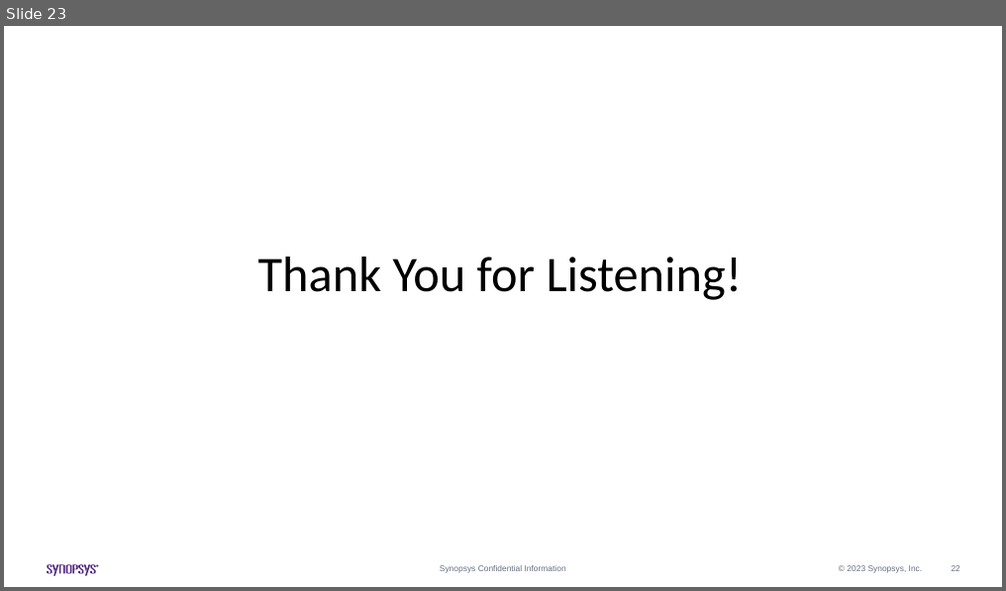
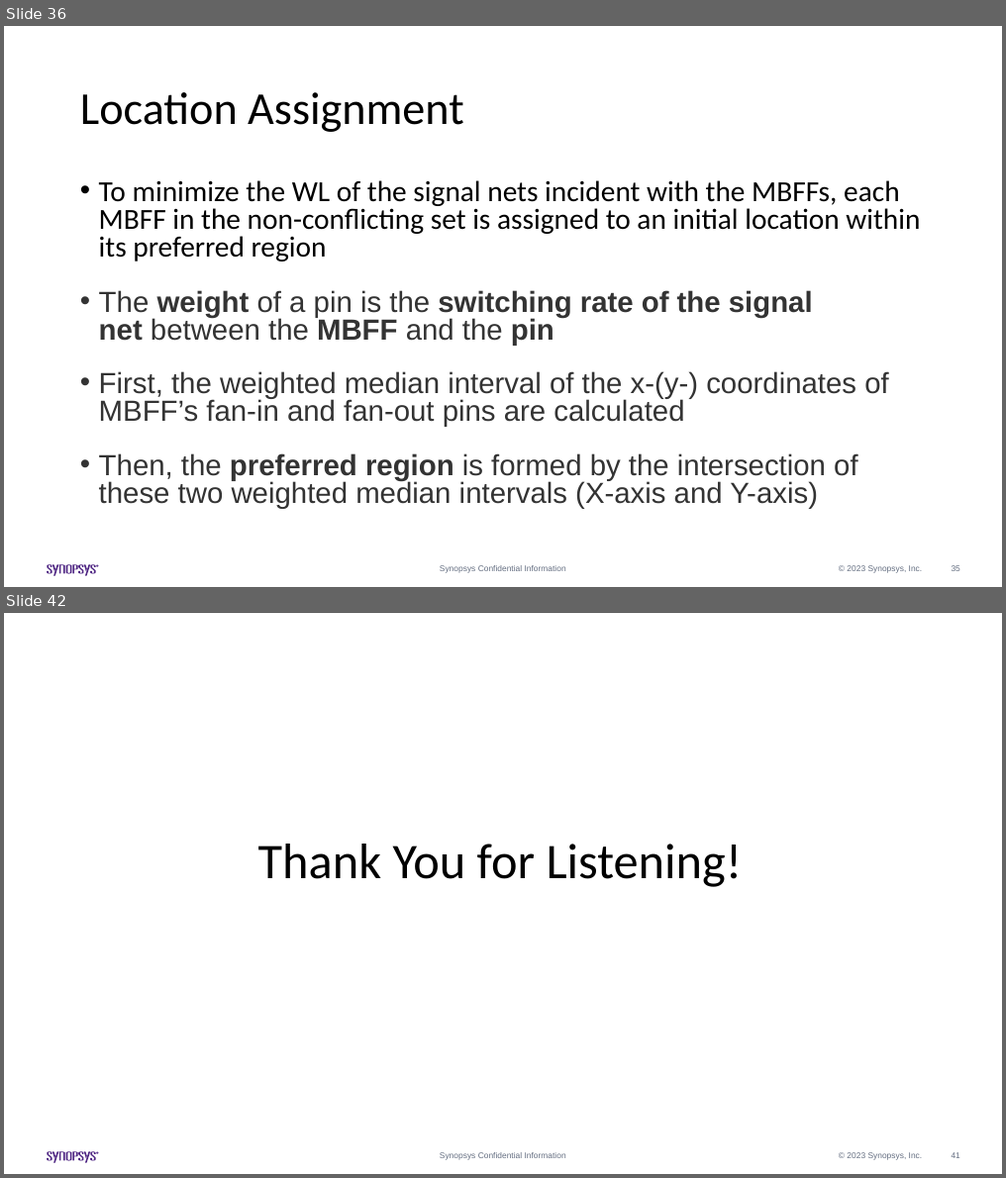
Before and after one commit to Pacific-Feng-Studuies/Studied-Papers, a slide deck: Synopsys Intern/Generation of Mixed-Driving Multi-Bit Flip-Flops for Power/Generation of Mixed-Driving Multi-Bit Flip-Flops for Power.pptx. Shown one above the other, each under a label of ours: slide 23 before the commit, slides 36 and 42 after it; the slides between them are not shown. The pictures are 1006x591 and 1006x1178 pixels, drawn with LibreOffice and Linux fonts; fonts in the diff are those of the drawing. Boxes give left, top, right and bottom in pixels: in the first picture for what was removed or moved away, otherwise in the second. Text is boxed around its words. In the diff, an @@ line names an element or a change of style, - is before the commit and + after.

```diff
--- a/Synopsys Intern/Generation of Mixed-Driving Multi-Bit Flip-Flops for Power/Generation of Mixed-Driving Multi-Bit Flip-Flops for Power.pptx
+++ b/Synopsys Intern/Generation of Mixed-Driving Multi-Bit Flip-Flops for Power/Generation of Mixed-Driving Multi-Bit Flip-Flops for Power.pptx
@@ slide 36 added at box(4, 26, 1002, 587), background #FFFFFF; not listed: 14 template elements that a slide beside it also shows @@
@@ title added at box(80, 92, 463, 132), 44 pt, text #000000 @@
+Location Assignment
@@ text added at box(99, 180, 920, 509), 28 pt, text #333333 @@
+• To minimize the WL of the signal nets incident with the MBFFs, each MBFF in the non-conflicting set is assigned to an initial location within its preferred region
+• The weight of a pin is the switching rate of the signal net between the MBFF and the pin
+• First, the weighted median interval of the x-(y-) coordinates of MBFF’s fan-in and fan-out pins are calculated
+• Then, the preferred region is formed by the intersection of these two weighted median intervals (X-axis and Y-axis)
@@ what was slide 23 is now slide 42 @@
@@ page number at box(951, 1153, 960, 1158): text changed @@
-22
+41
```
Also in this commit, not shown: 1 slide changed, 18 other slides added.
